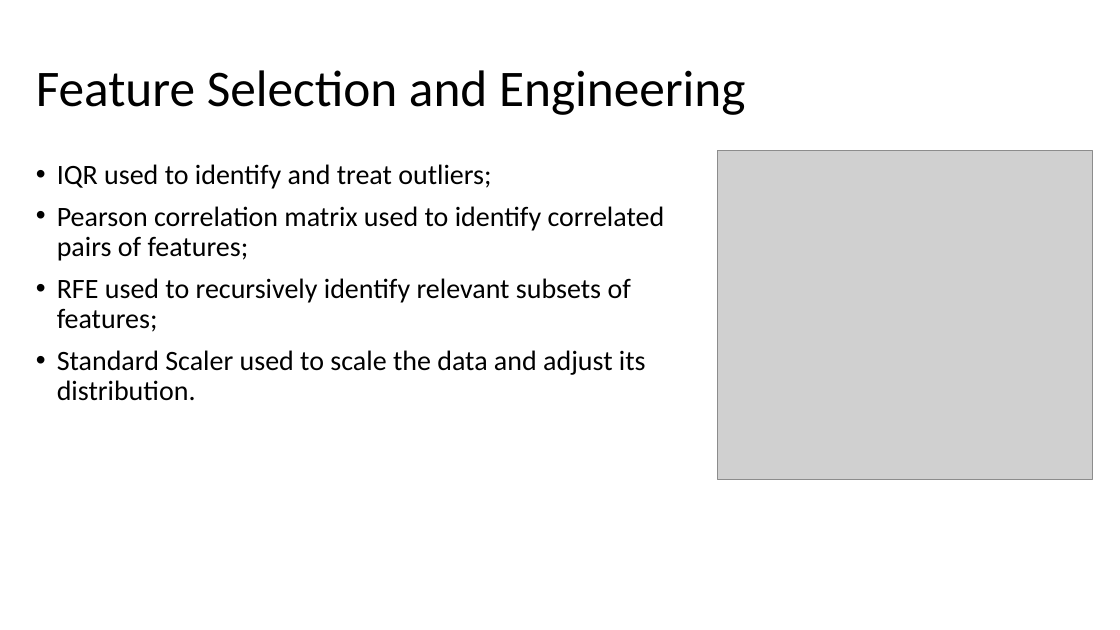
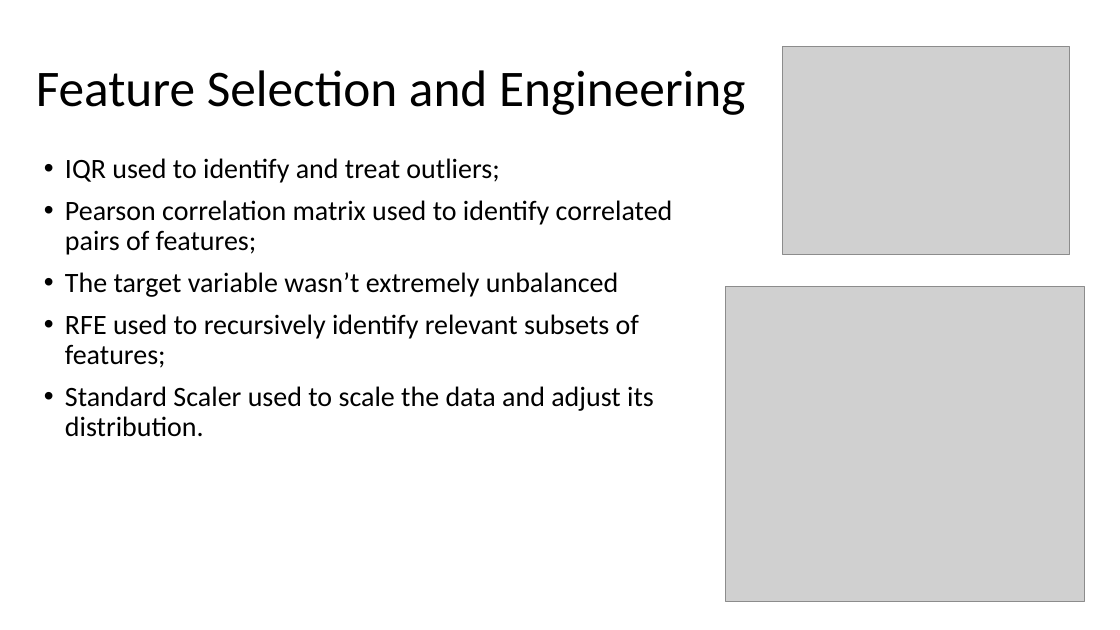
Before and after one commit to AlexGoncalves21/SInts_24, a slide deck: slide 6 of FinalProject/Presentation1.pptx. Drawn at 1120x630 pixels with LibreOffice and Linux fonts; fonts in the diff are those of the drawing; grey boxes stand for pictures. Boxes give left, top, right and bottom in pixels: in the first picture for what was removed or moved away, otherwise in the second. Text is boxed around its words. In the diff, an @@ line names an element or a change of style, - is before the commit and + after.

```diff
--- a/FinalProject/Presentation1.pptx
+++ b/FinalProject/Presentation1.pptx
@@ picture added at (x1=782, y1=47, x2=1070, y2=255) @@
@@ text "IQR used to identify and ..." moved from (x1=57, y1=164, x2=665, y2=401) to (x1=65, y1=158, x2=673, y2=437) @@
@@ text at (x1=65, y1=272, x2=618, y2=297): paragraph added @@
+• The target variable wasn’t extremely unbalanced
@@ picture resized from (x1=718, y1=150, x2=1093, y2=479) to (x1=726, y1=287, x2=1085, y2=602) @@
```
Also in this commit, not shown: 1 other slide changed, 2 slides added, 2 other files.
